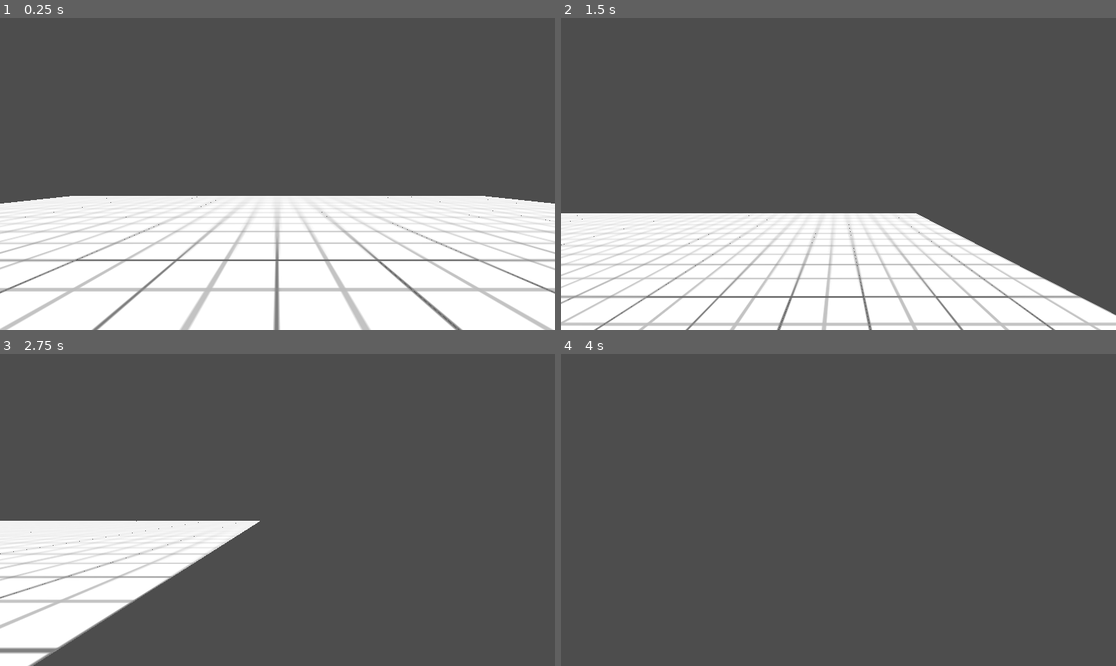
Above: before the commit, frames 1-4 (two rows, left to right).
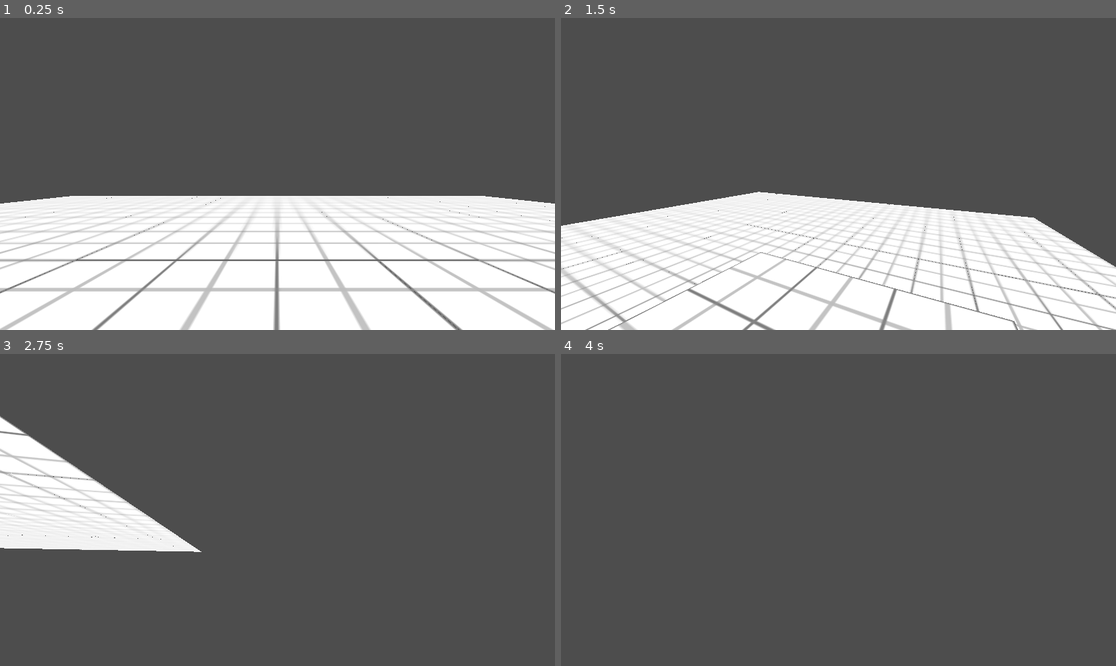
Above: after the commit, the same moments.

Repository: gkes-n/godot-3dschool
Game: Godot game, scene res://scenes/first map scene/first_map.tscn
The game is run twice, just before and just after one commit, with the same random seed, the same clock (stepped at 60 frames per second) and the same inputs.
Inputs (mouse positions are in pixels of both pictures, inside the frame that each line leads up to):
- Up to frame 1 (0.25 s): no input
- Up to frame 2 (1.5 s): tap Enter at 0.5 s; move the mouse to (960, 158) at 0.52 s; hold Right (right) 0.53-1.28 s; tap Space (jump) at 0.6, 0.77, 1.07, 1.35 s; move the mouse to (727, 189) at 1.27 s; hold S (backwards) from 1.28 s (still down)
- Up to frame 3 (2.75 s): tap Space (jump) at 1.52, 1.82, 2.1 s; move the mouse to (333, 441) at 2.02 s; release S (backwards) at 2.03 s; hold Right (right) from 2.03 s (still down)
- Up to frame 4 (4 s): move the mouse to (810, 572) at 2.77 s; release Right (right) at 2.78 s; hold Up (forwards) 2.78-3.53 s; tap Space (jump) at 2.85, 3.02, 3.32, 3.6, 3.77 s; move the mouse to (1005, 556) at 3.52 s; hold Left (left) from 3.53 s (still down)

The runs differ from the first frame. In frame 1, less than 0.1% of the frame differs, in the area x 1-99%, y 57-98%; in frame 2, 16%, in the area x 0-100%, y 55-100%; in frame 3, 14%; in frame 4, nothing differs.

Commit message:
player reacts to mouse

Diff:
--- a/scenes/player scene/character_body_3d.gd
+++ b/scenes/player scene/character_body_3d.gd
@@ -1,28 +1,46 @@
 extends CharacterBody3D
 
+# @export variables are available in Inspector.
+@export var speed: float = 6
+@export var jump_velocity: float = 4.5
+@export var mouse_sensitivity: float = 0.002
 
-const SPEED = 6.2
-const JUMP_VELOCITY = 5
+# Godot's global project settings; RigidBody3D nodes use the same value automatically
+var gravity: float = ProjectSettings.get_setting("physics/3d/default_gravity")
 
+# onready delays loading until $Camera3D is initialized
+# $Camera3D is shorthand for $  =  get_node("Camera3D")
+@onready var camera: Camera3D = $Camera3D
 
-func _physics_process(delta: float) -> void:
-	# Add the gravity.
+func _ready():
+	Input.mouse_mode = Input.MOUSE_MODE_CAPTURED
+
+func _input(event):
+	if event is InputEventMouseMotion:
+		rotate_y(-event.relative.x * mouse_sensitivity)
+		camera.rotate_x(-event.relative.y * mouse_sensitivity)
+		camera.rotation.x = clamp(camera.rotation.x, -PI/2, PI/2)
+
+	if Input.is_action_just_pressed("ui_cancel"):
+		Input.mouse_mode = Input.MOUSE_MODE_VISIBLE if Input.mouse_mode == Input.MOUSE_MODE_CAPTURED else Input.MOUSE_MODE_CAPTURED
+
+func _physics_process(delta):
+	# Gravity
 	if not is_on_floor():
-		velocity += get_gravity() * delta
+		velocity.y -= gravity * delta
 
-	# Handle jump.
+	# Jump
 	if Input.is_action_just_pressed("jump") and is_on_floor():
-		velocity.y = JUMP_VELOCITY
+		velocity.y = jump_velocity
 
-	# Get the input direction and handle the movement/deceleration.
-	# As good practice, you should replace UI actions with custom gameplay actions.
+	# Movement
 	var input_dir := Input.get_vector("left", "right", "forwards", "backwards")
 	var direction := (transform.basis * Vector3(input_dir.x, 0, input_dir.y)).normalized()
 	if direction:
-		velocity.x = direction.x * SPEED
-		velocity.z = direction.z * SPEED
+		velocity.x = direction.x * speed
+		velocity.z = direction.z * speed
 	else:
-		velocity.x = move_toward(velocity.x, 0, SPEED)
-		velocity.z = move_toward(velocity.z, 0, SPEED)
+		velocity.x = move_toward(velocity.x, 0, speed)
+		velocity.z = move_toward(velocity.z, 0, speed)
 
 	move_and_slide()
